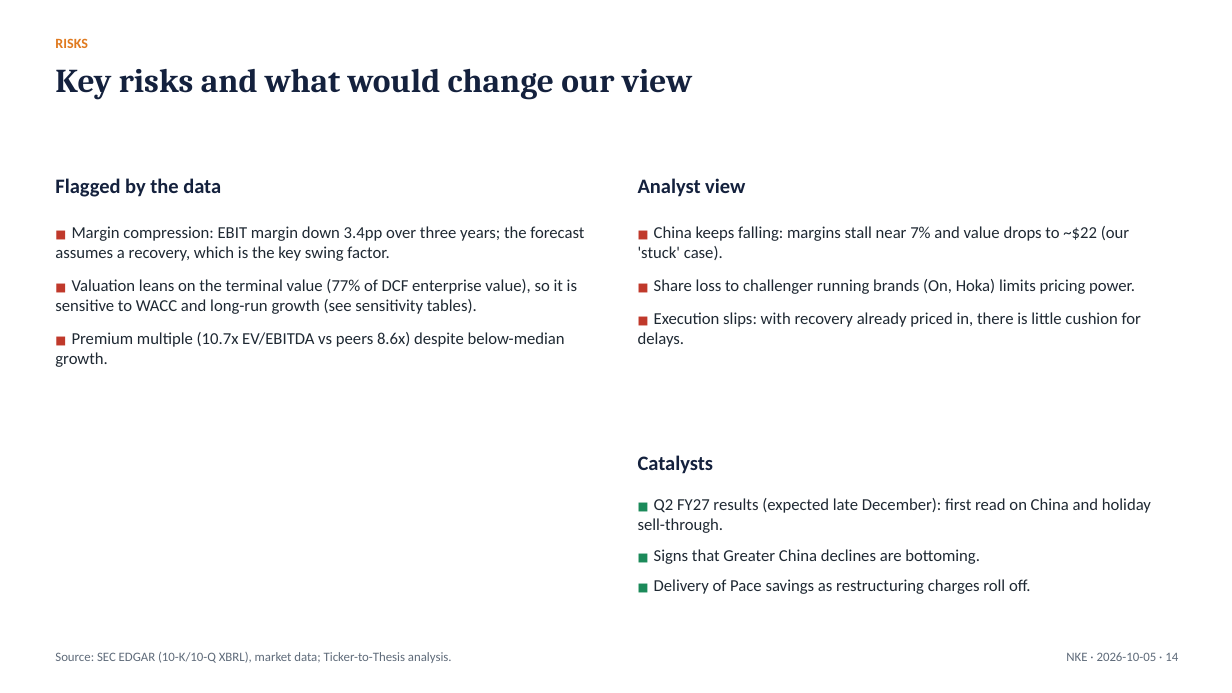
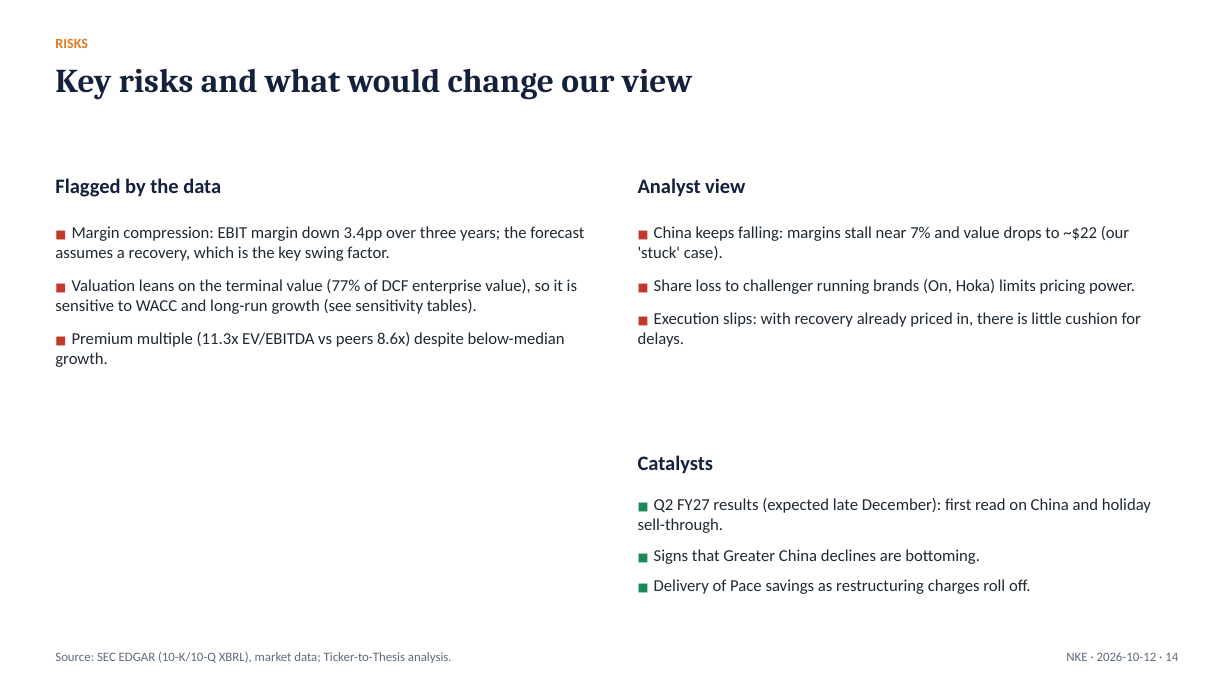
Before and after one commit to Abhishek10-r/ticker-to-thesis, a slide deck: slide 14 of examples/nike/latest/NKE_pitch_deck.pptx. Drawn at 1232x693 pixels with LibreOffice and Linux fonts; fonts in the diff are those of the drawing. Boxes give left, top, right and bottom in pixels: in the first picture for what was removed or moved away, otherwise in the second. Text is boxed around its words. In the diff, an @@ line names an element or a change of style, - is before the commit and + after.

```diff
--- a/examples/nike/latest/NKE_pitch_deck.pptx
+++ b/examples/nike/latest/NKE_pitch_deck.pptx
@@ text at box(55, 332, 565, 367): text changed @@
-■ Premium multiple (10.7x EV/EBITDA vs peers 8.6x) despite below-median growth.
+■ Premium multiple (11.3x EV/EBITDA vs peers 8.6x) despite below-median growth.
@@ text at box(1066, 652, 1178, 661): text changed @@
-NKE · 2026-10-05 · 14
+NKE · 2026-10-12 · 14
```
Also in this commit, not shown: 14 other slides changed, 4 other files.
